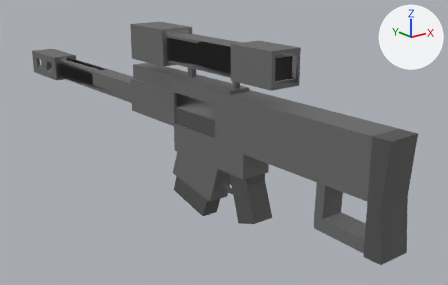
The OBJ model main/resources/assets/minelife/models/guns/Barrett.obj: old version first, new version second.
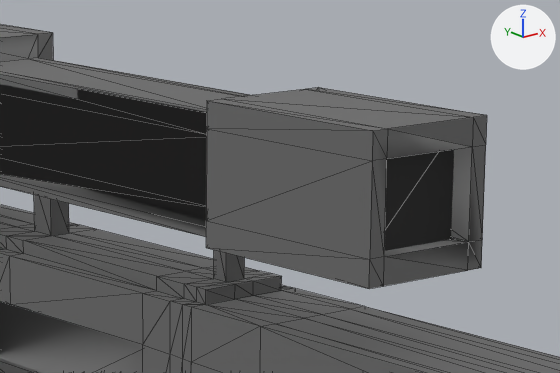
Each version appears first whole from a 50 mm camera at (-9.39, -15.66, 8.39) aimed at (2.84, -0.37, 2.28), and next in a close-up on the part from 40% to 71% of the width and 7% to 39% of the height. Lighting does not change. The marker at upper right points along +X, +Y and +Z. The close-ups show mesh edges as thin lines. Where no turn or scale is listed for an object, it has been applied to the vertices. Vertices at the same position are counted once.

Names of what the first close-up shows: 'Sniper_Cube.002'.
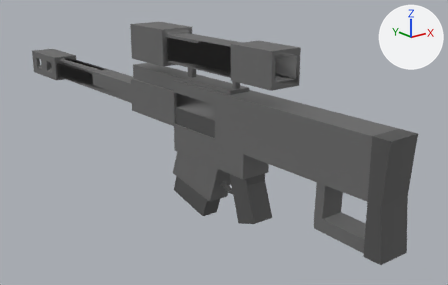
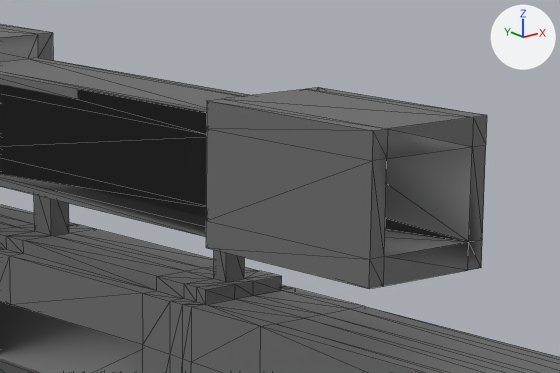
The newer file is also turned or shifted as a whole; pictures and numbers use the older file's frame.

What the commit changed:
me_sniper_cube_002 is used by ob_sniper_cube_002; location (0.0, 0.0, 0.0).
me_sniper_cube_002 had 668 vertices, 1354 faces and spanned x 0.7..2.1, y -8.3..10.6, z 0.5..6.1.
me_sniper_cube_002 now has 660 vertices, 1350 faces and spans x 0.7..2.1, y -8.3..10.6, z 0.5..6.1.
me_sniper_cube_002 part 1: the loose piece of 4 vertices spanning x 0.8..1.6, y -4.6, z 5.2..6.0 is deleted.
Part 2, on me_sniper_cube_002:
22 faces are deleted.
22 new faces join them.

Where the change shows, as pixel boxes (x1, y1, x2, y2) in the close-ups (560 x 373 px; the box of a moved part takes in the faces that stretch with it):
part 1 of me_sniper_cube_002, deleted (black)
    before: (385, 149, 454, 251)
part 2 of me_sniper_cube_002, moved or reshaped
    both: (244, 271, 271, 279)
